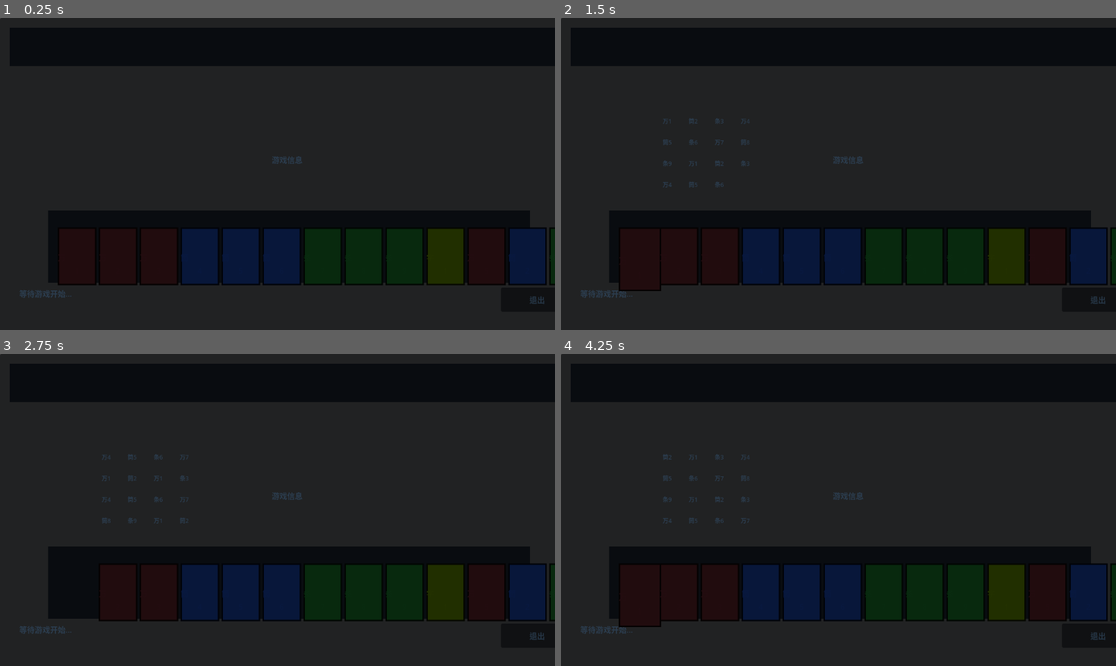
Above: before the commit, frames 1-4 (two rows, left to right).
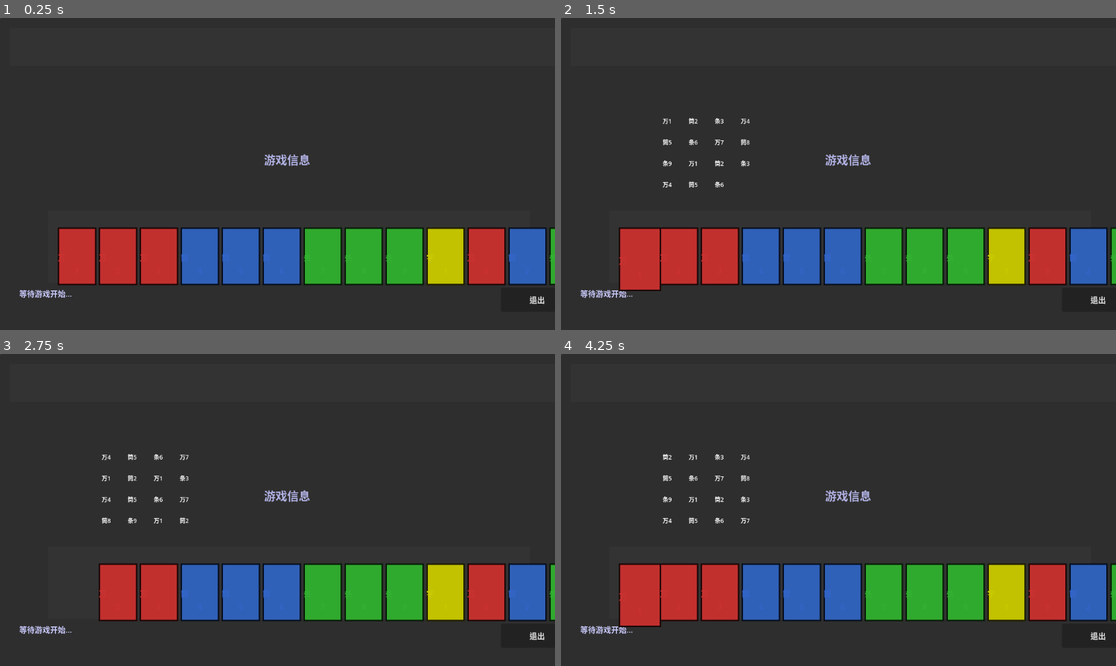
Above: after the commit, the same moments.

Repository: azhongxiansheng/mahjong-game
Game: Godot game, scene res://scenes/main.tscn
Two runs of this game, one before a commit and one after it. Both use one fixed random seed, a clock stepped at 60 frames per second and the inputs below.
Inputs (mouse positions are in pixels of both pictures, inside the frame that each line leads up to):
- Up to frame 1 (0.25 s): no input
- Up to frame 2 (1.5 s): tap Enter at 0.5 s; move the mouse to (638, 255) at 0.52 s; hold D 0.53-1.28 s; tap 1 at 0.6 s; click (638, 255) at 0.67 s; tap 2 at 1.35 s; click (638, 255) at 1.42 s
- Up to frame 3 (2.75 s): tap Space at 2 s; move the mouse to (116, 591) at 2.02 s; hold D from 2.03 s (still down); tap 3 at 2.1 s; click (116, 591) at 2.17 s
- Up to frame 4 (4.25 s): tap 4 at 2.85 s; click (677, 591) at 2.92 s; move the mouse to (721, 594) at 3.52 s; release D at 3.53 s; tap 5 at 3.6 s; click (721, 594) at 3.67 s

The runs differ from the first frame. In frame 1, 33% of the frame differs, in the area x 1-100%, y 3-92%; in frame 2, 34%; in frame 3, 33%; in frame 4, 34%.

Commit message:
fix: improve UI visibility and color rendering

Diff:
--- a/godot/scenes/game_ui.tscn
+++ b/godot/scenes/game_ui.tscn
@@ -19,6 +19,8 @@
 anchor_bottom = 1.0
 self_modulate = Color(1, 1, 1, 1)
 modulate = Color(1, 1, 1, 1)
+theme_override_colors/panel_fg = Color(0.15, 0.15, 0.15, 1.0)
+theme_override_colors/panel = Color(0.15, 0.15, 0.15, 1.0)
 
 [node name="GameLayer" type="Control" parent="."]
 layout_mode = 1
@@ -70,6 +72,8 @@
 text = "游戏信息"
 horizontal_alignment = 1
 vertical_alignment = 1
+theme_override_colors/font_color = Color(0.7, 0.7, 0.9, 1.0)
+theme_override_font_sizes/font_size = 24
 
 [node name="PlayerHand" type="Control" parent="GameLayer/TableArea"]
 layout_mode = 0
@@ -136,6 +140,8 @@
 offset_right = 500.0
 offset_bottom = 50.0
 text = "等待游戏开始..."
+theme_override_colors/font_color = Color(0.8, 0.8, 1.0, 1.0)
+theme_override_font_sizes/font_size = 16
 
 [node name="GameLog" type="RichTextLabel" parent="InfoPanel"]
 layout_mode = 0
@@ -143,6 +149,8 @@
 offset_top = 60.0
 offset_right = 1000.0
 offset_bottom = 200.0
+theme_override_colors/default_color = Color(0.7, 0.9, 0.7, 1.0)
+theme_override_font_sizes/normal_font_size = 14
 
 [node name="QuitButton" type="Button" parent="InfoPanel"]
 custom_minimum_size = Vector2(150, 50)
--- a/godot/scripts/game_ui.gd
+++ b/godot/scripts/game_ui.gd
@@ -173,18 +173,18 @@
 
 func apply_theme() -> void:
 	"""应用主题颜色"""
-	# 设置背景颜色
-	modulate = Color(0x2C3E50FF)
-
-	# 设置按钮颜色
+	# 不覆盖整个 modulate，改用 self_modulate 仅影响自己
+	self_modulate = Color.WHITE
+
+	# 设置按钮颜色 - 使用 self_modulate 而不是 modulate
 	if _hu_button:
-		_hu_button.modulate = Color(0xE74C3CFF)
+		_hu_button.self_modulate = Color(0xE74C3CFF)  # 红色
 	if _ting_button:
-		_ting_button.modulate = Color(0x27AE60FF)
+		_ting_button.self_modulate = Color(0x27AE60FF)  # 绿色
 	if _peng_button:
-		_peng_button.modulate = Color(0x3498DBFF)
+		_peng_button.self_modulate = Color(0x3498DBFF)  # 蓝色
 	if _pass_button:
-		_pass_button.modulate = Color(0x95A5A6FF)
+		_pass_button.self_modulate = Color(0x95A5A6FF)  # 灰色
 
 func add_log_message(message: String) -> void:
 	"""添加日志消息 - 绝对安全版本"""
